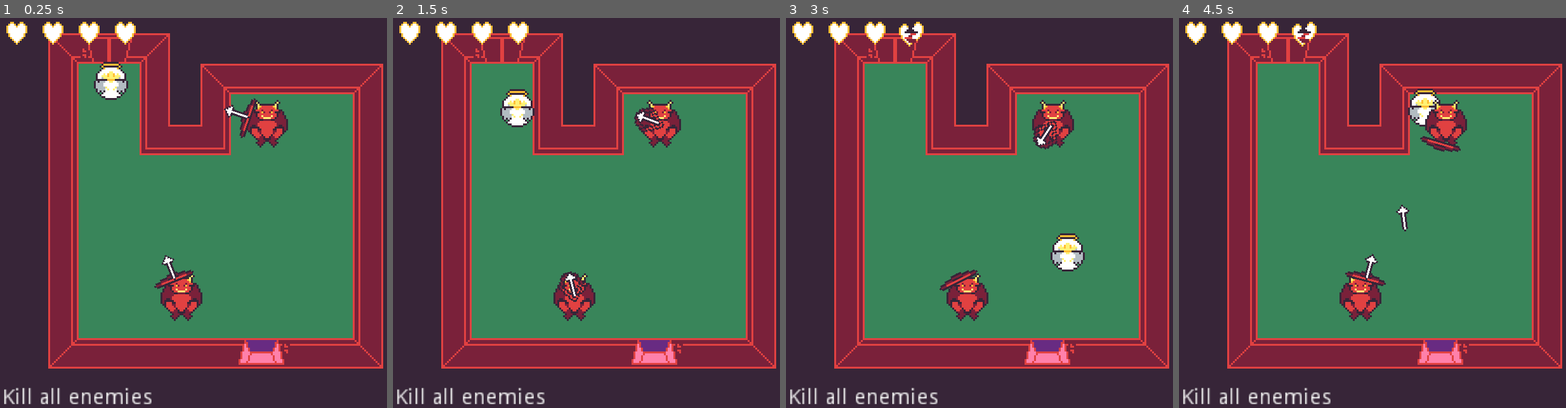
Above: before the commit, frames 1-4 (left to right).
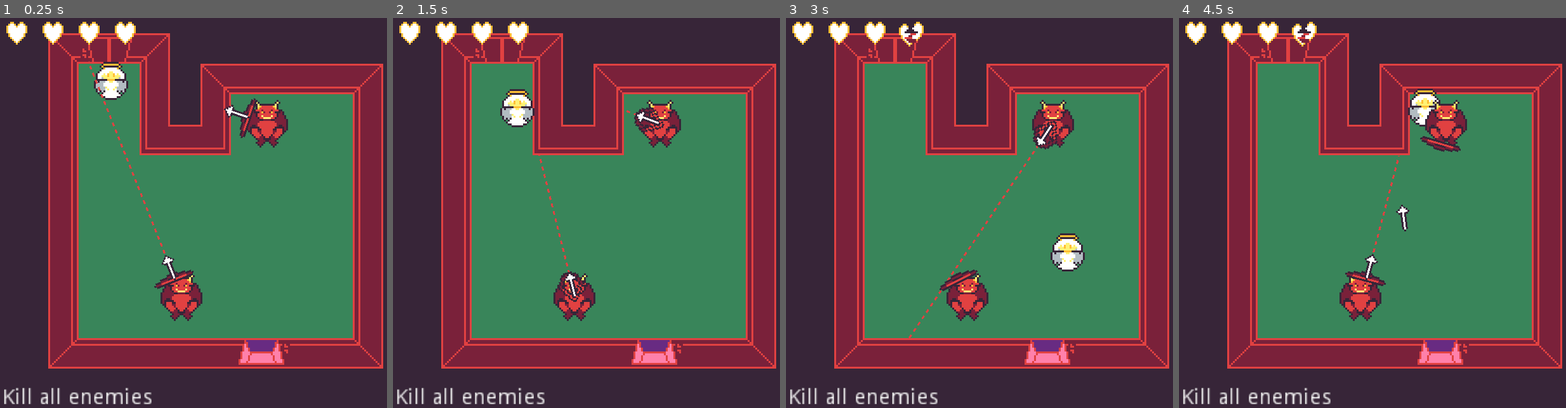
Above: after the commit, the same moments.

Repository: rthurmed/DiveIntoHell
Game: Godot game, scene res://src/Main.tscn
Same seed, same stepped clock (60 frames per second), same inputs: the game is played once before the commit and once after it.
Inputs:
- Up to frame 1 (0.25 s): no input
- Up to frame 2 (1.5 s): hold D (player_right) 0.53-1.28 s; hold S (player_down) from 1.28 s (still down)
- Up to frame 3 (3 s): release S (player_down) at 2.03 s; hold D (player_right) 2.03-2.78 s; hold W (player_up) from 2.78 s (still down)
- Up to frame 4 (4.5 s): release W (player_up) at 3.53 s; hold A (player_left) from 3.53 s (still down); tap Enter at 4.25 s

The runs differ from the first frame. In frame 1, 0.1% of the frame differs, in the area x 22-43%, y 11-61%; in frame 2, less than 0.1%; in frame 3, 0.1%, in the area x 31-66%, y 32-83%; in frame 4, less than 0.1%.

Commit message:
Implemented visual indicator of enemies aim

Diff:
--- a/src/enemy/devil/Devil.gd
+++ b/src/enemy/devil/Devil.gd
@@ -12,6 +12,8 @@
 onready var visual_instance = $VisualInstance
 onready var upper_vi = $VisualInstance/Upper
 onready var animation = $AnimationPlayer
+onready var aim_raycast = $VisualInstance/Upper/AimRayCast
+onready var aim_visual = $VisualInstance/Upper/AimRayCast/VisualRay
 
 # TODO: Enemy base class with common functions
 
@@ -22,6 +24,13 @@
 	upper_vi.rotation = lerp_angle(upper_vi.rotation, angle, delta * speed)
 
 
+func update_visual_aim():
+	var length = aim_raycast.global_position.distance_to(aim_raycast.get_collision_point())
+	length = length * -1
+	aim_visual.polygon[2].x = length
+	aim_visual.polygon[3].x = length
+
+
 func damage():
 	# TODO: death animation
 	queue_free()
--- a/src/enemy/devil/Devil.tscn
+++ b/src/enemy/devil/Devil.tscn
@@ -1,8 +1,9 @@
-[gd_scene load_steps=13 format=2]
+[gd_scene load_steps=14 format=2]
 
 [ext_resource path="res://assets/devil.png" type="Texture" id=1]
 [ext_resource path="res://assets/devil-bow-Sheet.png" type="Texture" id=2]
 [ext_resource path="res://src/enemy/devil/Devil.gd" type="Script" id=3]
+[ext_resource path="res://assets/dashed.png" type="Texture" id=4]
 [ext_resource path="res://modules/StateMachine/StateMachine.tscn" type="PackedScene" id=5]
 [ext_resource path="res://src/enemy/devil/state/Prepare.gd" type="Script" id=6]
 [ext_resource path="res://src/enemy/devil/state/Wait.gd" type="Script" id=7]
@@ -84,11 +85,6 @@
 [node name="Upper" type="Node2D" parent="VisualInstance"]
 position = Vector2( 0, -10 )
 
-[node name="Sprite" type="Sprite" parent="VisualInstance/Upper"]
-position = Vector2( -8, 0 )
-texture = ExtResource( 2 )
-hframes = 6
-
 [node name="AimRayCast" type="RayCast2D" parent="VisualInstance/Upper"]
 unique_name_in_owner = true
 position = Vector2( -11, 0 )
@@ -96,9 +92,18 @@
 cast_to = Vector2( -200, 0 )
 collision_mask = 3
 
+[node name="VisualRay" type="Polygon2D" parent="VisualInstance/Upper/AimRayCast"]
+texture = ExtResource( 4 )
+polygon = PoolVector2Array( 0, 0, 0, -1, -112, -1, -112, 0 )
+
 [node name="ArrowSpawnPosition" type="Position2D" parent="VisualInstance/Upper"]
 unique_name_in_owner = true
 position = Vector2( -16, -1 )
+
+[node name="Sprite" type="Sprite" parent="VisualInstance/Upper"]
+position = Vector2( -8, 0 )
+texture = ExtResource( 2 )
+hframes = 6
 
 [node name="CollisionShape2D" type="CollisionShape2D" parent="."]
 position = Vector2( 0, -11 )
--- a/src/enemy/devil/state/Aim.gd
+++ b/src/enemy/devil/state/Aim.gd
@@ -7,6 +7,7 @@
 
 func process(delta: float):
 	owner.aim_to_target(delta)
+	owner.update_visual_aim()
 
 
 func physics_process(_delta: float):
@@ -18,6 +19,7 @@
 
 
 func enter():
+	owner.aim_visual.visible = true
 	timer.start()
 
 
--- a/src/enemy/devil/state/Prepare.gd
+++ b/src/enemy/devil/state/Prepare.gd
@@ -9,9 +9,11 @@
 
 func process(delta: float):
 	owner.aim_to_target(delta, custom_aim_speed)
+	owner.update_visual_aim()
 
 
 func enter():
+	owner.aim_visual.visible = true
 	owner.target = owner.original_target
 	owner.animation.play(ANIMATION_NAME, -1, ANIMATION_CUSTOM_SPEED)
 
--- a/src/enemy/devil/state/Shoot.gd
+++ b/src/enemy/devil/state/Shoot.gd
@@ -8,14 +8,20 @@
 
 
 func enter():
+	owner.aim_visual.visible = false
+
+	var instance = shoot()
+	owner.target = instance # focus on the arrow before aiming again
+	owner.animation.play('RESET')
+
+	transition('Wait')
+
+
+func shoot():
 	var instance = arrow.instance()
 
 	instance.global_position = arrow_spawn.global_position
 	instance.global_rotation = aim_raycast.global_rotation
 
 	owner.get_parent().add_child(instance)
-
-	owner.target = instance # focus on the arrow before aiming again
-	owner.animation.play('RESET')
-
-	transition('Wait')
+	return instance
--- a/src/enemy/devil/state/Wait.gd
+++ b/src/enemy/devil/state/Wait.gd
@@ -11,6 +11,7 @@
 
 
 func enter():
+	owner.aim_visual.visible = false
 	timer.start()
 	pass
 
Binary file added: assets/dashed.png
Not shown, added: assets/dashed.png.import
